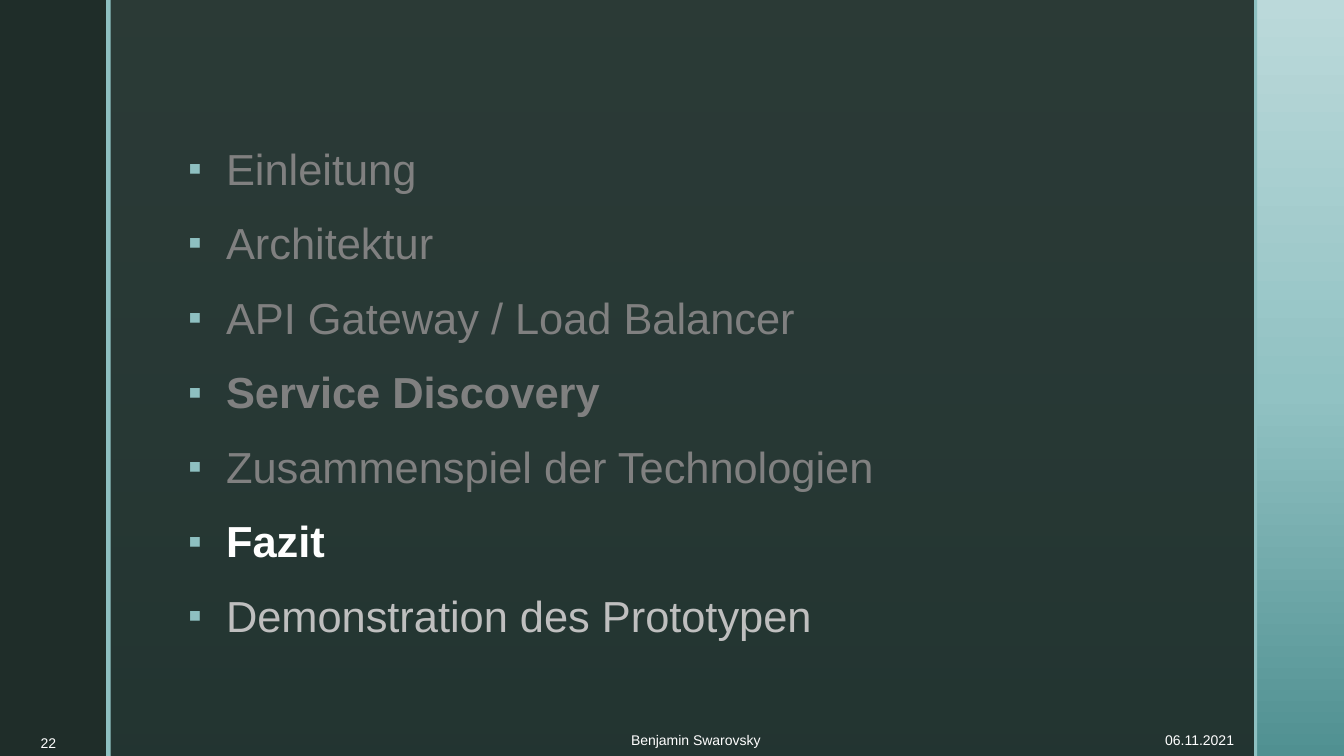
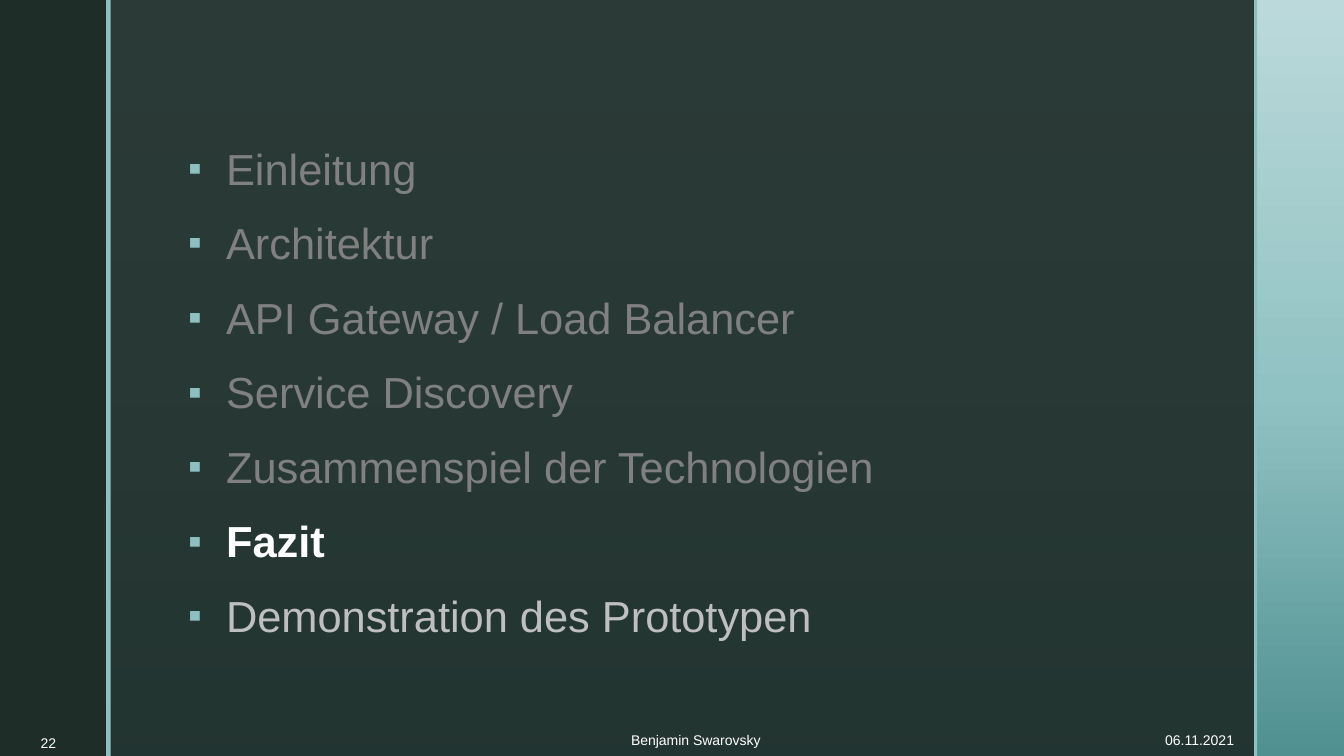
Before and after one commit to BenjaminS01/Abschluss, a slide deck: slide 22 of Vortrag.pptx. Drawn at 1344x756 pixels with LibreOffice and Linux fonts; fonts in the diff are those of the drawing; background and template pictures are left out. Boxes give left, top, right and bottom in pixels: in the first picture for what was removed or moved away, otherwise in the second. Text is boxed around its words. In the diff, an @@ line names an element or a change of style, - is before the commit and + after.

```diff
--- a/Vortrag.pptx
+++ b/Vortrag.pptx
@@ text at (x1=226, y1=377, x2=573, y2=417): bold off in "Service Discovery" @@
```
Also in this commit, not shown: 8 other slides changed.
